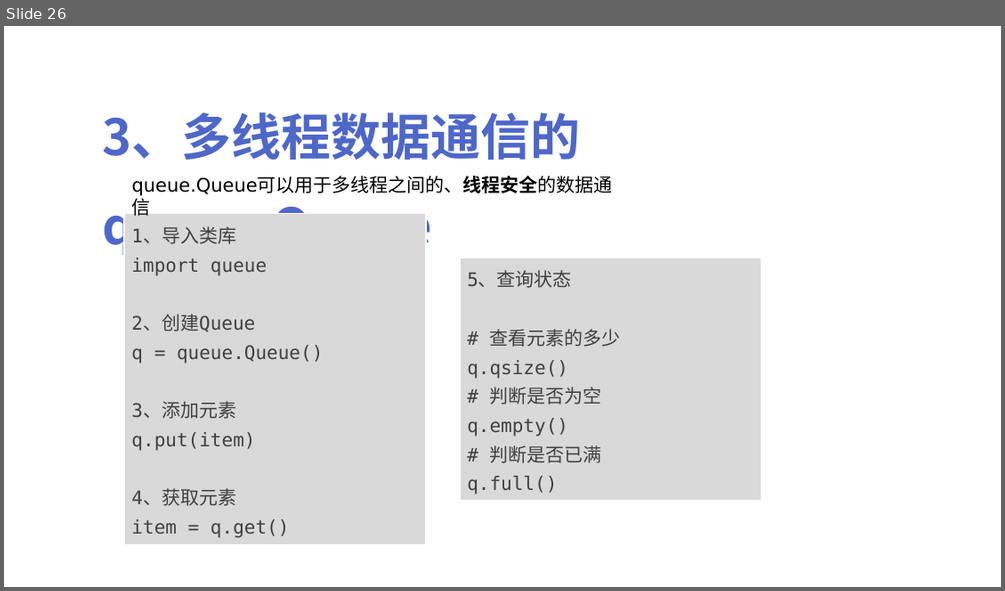
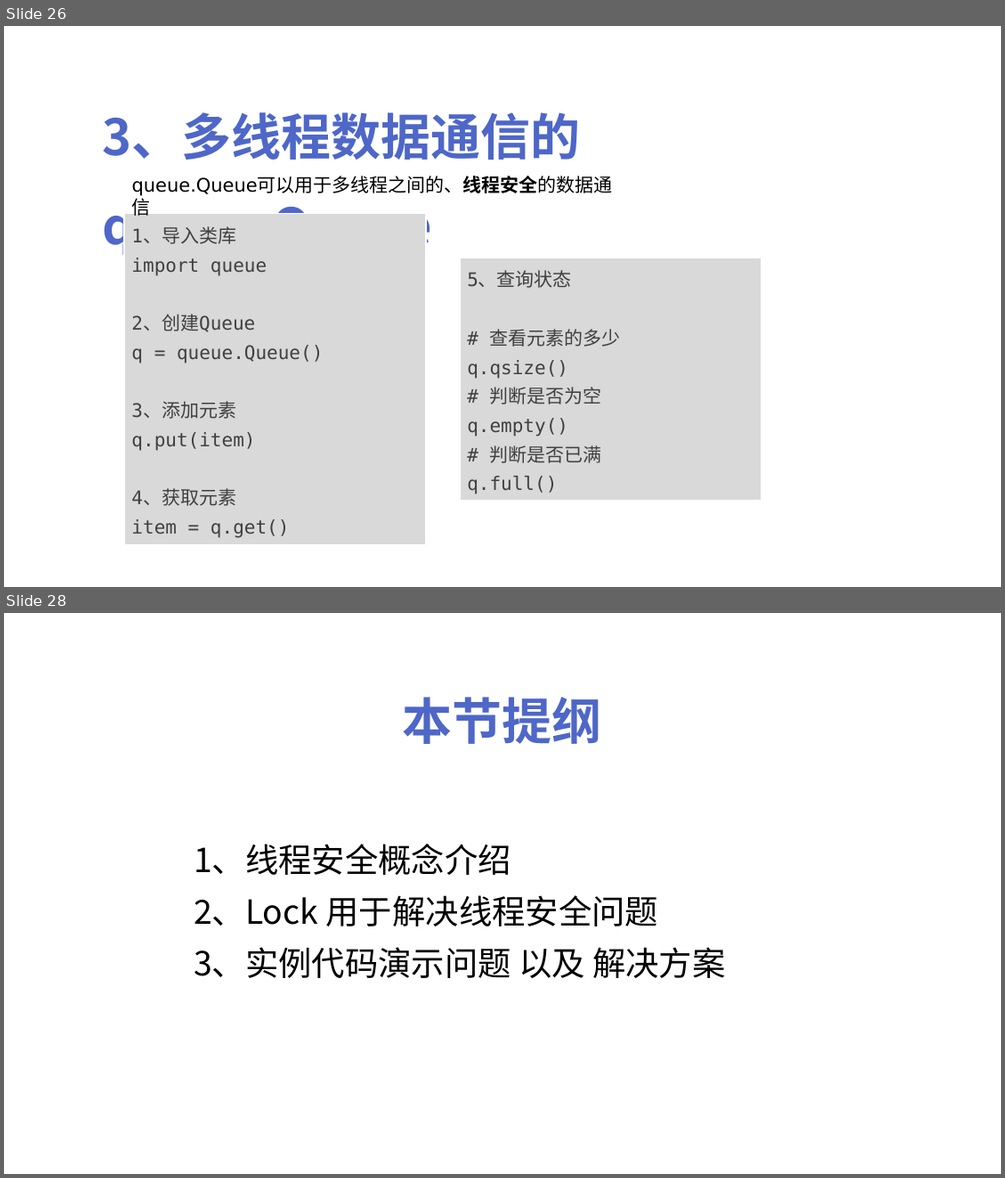
Before and after one commit to peiss/ant-learn-python-concurrent, a slide deck: Python并发编程简介.pptx. Shown one above the other, each under a label of ours: slide 26 before the commit, slides 26 and 28 after it; the slides between them are not shown. The pictures are 1005x591 and 1005x1178 pixels, drawn with LibreOffice and Linux fonts; fonts in the diff are those of the drawing. Boxes give left, top, right and bottom in pixels: in the first picture for what was removed or moved away, otherwise in the second. Text is boxed around its words. In the diff, an @@ line names an element or a change of style, - is before the commit and + after.

```diff
--- a/Python并发编程简介.pptx
+++ b/Python并发编程简介.pptx
@@ slide 28 added at [4,613,1001,1174], background #FFFFFF @@
@@ text added at [403,697,602,744], 48 pt, text #4E67C8, bold @@
+本节提纲
@@ text added at [194,844,725,978], 32 pt, text #000000 @@
+1、线程安全概念介绍
+2、Lock 用于解决线程安全问题
+3、实例代码演示问题 以及 解决方案
```
Also in this commit, not shown: 8 other slides added, 1 other file.
